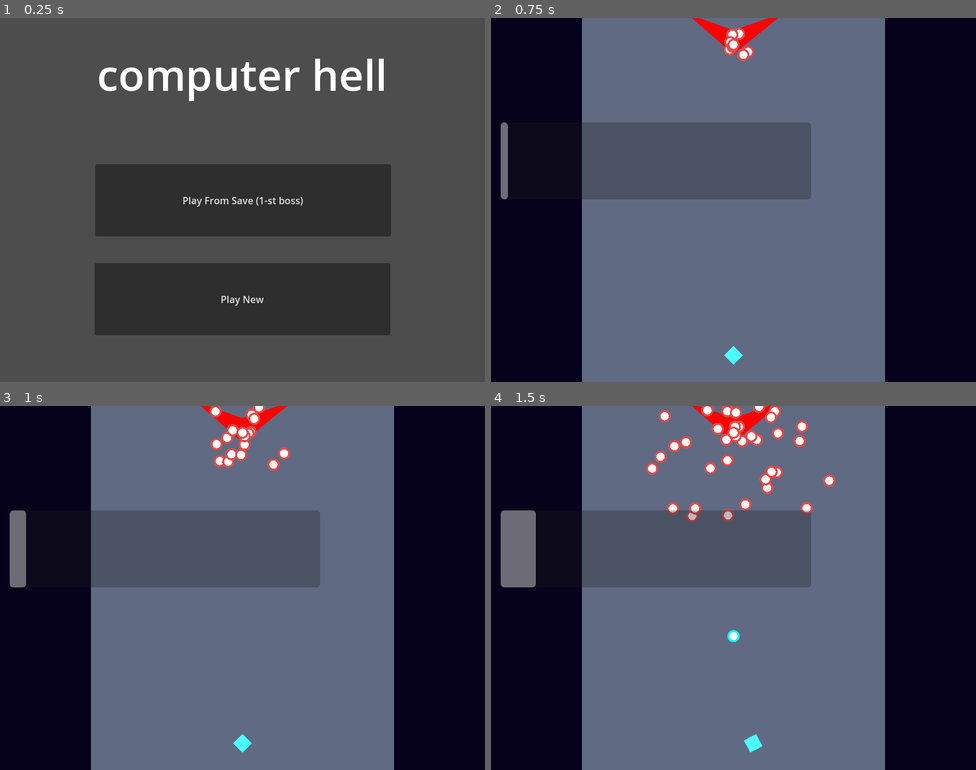
Above: before the commit, frames 1-4 (two rows, left to right).
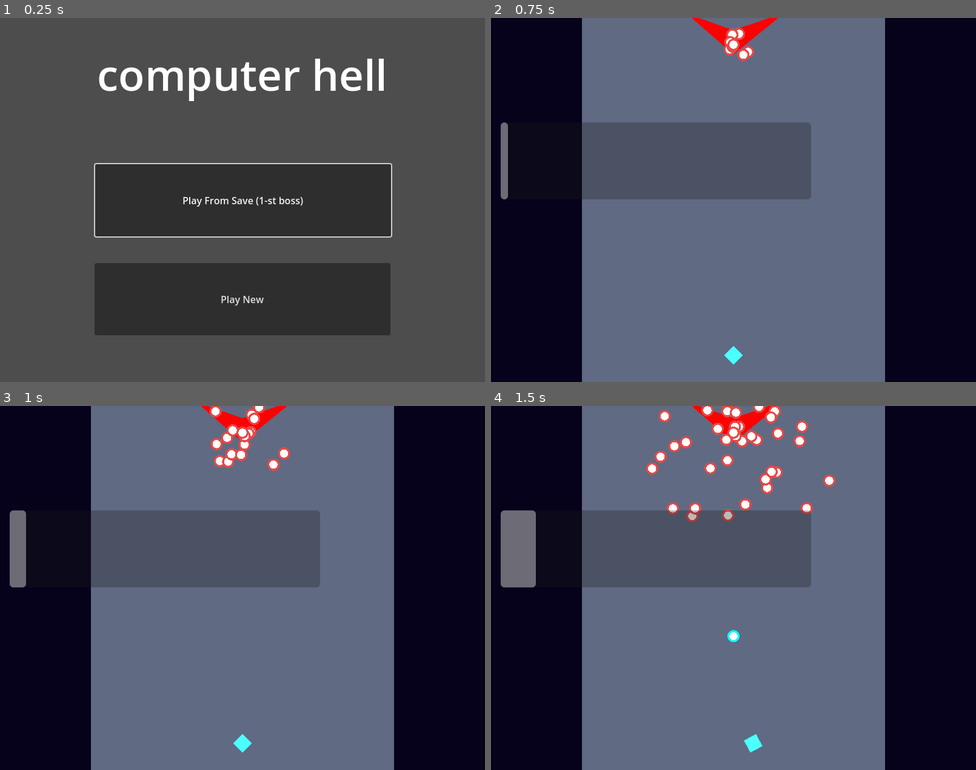
Above: after the commit, the same moments.

Repository: RainMa22/BulletHell
Game: Godot game, scene res://Scenes/Title.tscn
Two runs of this game, one before a commit and one after it. Both use one fixed random seed, a clock stepped at 60 frames per second and the inputs below.
Inputs:
- Up to frame 1 (0.25 s): no input
- Up to frame 2 (0.75 s): click "Play New" at 0.5 s
- Up to frame 3 (1 s): no input
- Up to frame 4 (1.5 s): hold D (Right) from 1.28 s (still down); hold Z (Shoot) from 1.28 s (still down)

The runs differ from the first frame. In frame 1, 0.5% of the frame differs, in the area x 19-81%, y 39-61%; in frame 2, nothing differs; in frame 3, nothing differs; in frame 4, nothing differs.

Commit message:
Controller and keyboard can now navigate main menu

Diff:
--- a/project.godot
+++ b/project.godot
@@ -28,7 +28,6 @@
 [file_customization]
 
 folder_colors={
-"res://Scenes/": "blue",
 "res://resources/": "orange",
 "res://resources/music/": "red",
 "res://resources/sound/": "green",
@@ -38,6 +37,53 @@
 
 [input]
 
+ui_accept={
+"deadzone": 0.5,
+"events": [Object(InputEventKey,"resource_local_to_scene":false,"resource_name":"","device":0,"window_id":0,"alt_pressed":false,"shift_pressed":false,"ctrl_pressed":false,"meta_pressed":false,"pressed":false,"keycode":4194309,"physical_keycode":0,"key_label":0,"unicode":0,"echo":false,"script":null)
+, Object(InputEventKey,"resource_local_to_scene":false,"resource_name":"","device":0,"window_id":0,"alt_pressed":false,"shift_pressed":false,"ctrl_pressed":false,"meta_pressed":false,"pressed":false,"keycode":4194310,"physical_keycode":0,"key_label":0,"unicode":0,"echo":false,"script":null)
+, Object(InputEventKey,"resource_local_to_scene":false,"resource_name":"","device":0,"window_id":0,"alt_pressed":false,"shift_pressed":false,"ctrl_pressed":false,"meta_pressed":false,"pressed":false,"keycode":32,"physical_keycode":0,"key_label":0,"unicode":32,"echo":false,"script":null)
+, Object(InputEventJoypadButton,"resource_local_to_scene":false,"resource_name":"","device":-1,"button_index":0,"pressure":0.0,"pressed":true,"script":null)
+]
+}
+ui_select={
+"deadzone": 0.5,
+"events": [Object(InputEventJoypadButton,"resource_local_to_scene":false,"resource_name":"","device":0,"button_index":3,"pressure":0.0,"pressed":false,"script":null)
+, Object(InputEventKey,"resource_local_to_scene":false,"resource_name":"","device":0,"window_id":0,"alt_pressed":false,"shift_pressed":false,"ctrl_pressed":false,"meta_pressed":false,"pressed":false,"keycode":32,"physical_keycode":0,"key_label":0,"unicode":32,"echo":false,"script":null)
+, Object(InputEventJoypadButton,"resource_local_to_scene":false,"resource_name":"","device":-1,"button_index":0,"pressure":0.0,"pressed":true,"script":null)
+]
+}
+ui_left={
+"deadzone": 0.5,
+"events": [Object(InputEventKey,"resource_local_to_scene":false,"resource_name":"","device":0,"window_id":0,"alt_pressed":false,"shift_pressed":false,"ctrl_pressed":false,"meta_pressed":false,"pressed":false,"keycode":4194319,"physical_keycode":0,"key_label":0,"unicode":0,"echo":false,"script":null)
+, Object(InputEventJoypadButton,"resource_local_to_scene":false,"resource_name":"","device":0,"button_index":13,"pressure":0.0,"pressed":false,"script":null)
+, Object(InputEventJoypadMotion,"resource_local_to_scene":false,"resource_name":"","device":0,"axis":0,"axis_value":-1.0,"script":null)
+, Object(InputEventKey,"resource_local_to_scene":false,"resource_name":"","device":-1,"window_id":0,"alt_pressed":false,"shift_pressed":false,"ctrl_pressed":false,"meta_pressed":false,"pressed":false,"keycode":0,"physical_keycode":65,"key_label":0,"unicode":97,"echo":false,"script":null)
+]
+}
+ui_right={
+"deadzone": 0.5,
+"events": [Object(InputEventKey,"resource_local_to_scene":false,"resource_name":"","device":0,"window_id":0,"alt_pressed":false,"shift_pressed":false,"ctrl_pressed":false,"meta_pressed":false,"pressed":false,"keycode":4194321,"physical_keycode":0,"key_label":0,"unicode":0,"echo":false,"script":null)
+, Object(InputEventJoypadButton,"resource_local_to_scene":false,"resource_name":"","device":0,"button_index":14,"pressure":0.0,"pressed":false,"script":null)
+, Object(InputEventJoypadMotion,"resource_local_to_scene":false,"resource_name":"","device":0,"axis":0,"axis_value":1.0,"script":null)
+, Object(InputEventKey,"resource_local_to_scene":false,"resource_name":"","device":-1,"window_id":0,"alt_pressed":false,"shift_pressed":false,"ctrl_pressed":false,"meta_pressed":false,"pressed":false,"keycode":0,"physical_keycode":68,"key_label":0,"unicode":100,"echo":false,"script":null)
+]
+}
+ui_up={
+"deadzone": 0.5,
+"events": [Object(InputEventKey,"resource_local_to_scene":false,"resource_name":"","device":0,"window_id":0,"alt_pressed":false,"shift_pressed":false,"ctrl_pressed":false,"meta_pressed":false,"pressed":false,"keycode":4194320,"physical_keycode":0,"key_label":0,"unicode":0,"echo":false,"script":null)
+, Object(InputEventJoypadButton,"resource_local_to_scene":false,"resource_name":"","device":0,"button_index":11,"pressure":0.0,"pressed":false,"script":null)
+, Object(InputEventJoypadMotion,"resource_local_to_scene":false,"resource_name":"","device":0,"axis":1,"axis_value":-1.0,"script":null)
+, Object(InputEventKey,"resource_local_to_scene":false,"resource_name":"","device":-1,"window_id":0,"alt_pressed":false,"shift_pressed":false,"ctrl_pressed":false,"meta_pressed":false,"pressed":false,"keycode":0,"physical_keycode":87,"key_label":0,"unicode":119,"echo":false,"script":null)
+]
+}
+ui_down={
+"deadzone": 0.5,
+"events": [Object(InputEventKey,"resource_local_to_scene":false,"resource_name":"","device":0,"window_id":0,"alt_pressed":false,"shift_pressed":false,"ctrl_pressed":false,"meta_pressed":false,"pressed":false,"keycode":4194322,"physical_keycode":0,"key_label":0,"unicode":0,"echo":false,"script":null)
+, Object(InputEventJoypadButton,"resource_local_to_scene":false,"resource_name":"","device":0,"button_index":12,"pressure":0.0,"pressed":false,"script":null)
+, Object(InputEventJoypadMotion,"resource_local_to_scene":false,"resource_name":"","device":0,"axis":1,"axis_value":1.0,"script":null)
+, Object(InputEventKey,"resource_local_to_scene":false,"resource_name":"","device":-1,"window_id":0,"alt_pressed":false,"shift_pressed":false,"ctrl_pressed":false,"meta_pressed":false,"pressed":false,"keycode":0,"physical_keycode":83,"key_label":0,"unicode":115,"echo":false,"script":null)
+]
+}
 Up={
 "deadzone": 0.1,
 "events": [Object(InputEventKey,"resource_local_to_scene":false,"resource_name":"","device":-1,"window_id":0,"alt_pressed":false,"shift_pressed":false,"ctrl_pressed":false,"meta_pressed":false,"pressed":false,"keycode":0,"physical_keycode":87,"key_label":0,"unicode":119,"echo":false,"script":null)
--- a/src/PlayButtonFromSave.gd
+++ b/src/PlayButtonFromSave.gd
@@ -14,6 +14,7 @@
 
 # Called when the node enters the scene tree for the first time.
 func _ready():
+	grab_focus() # SELECT for navigation with arrow keys or controller.
 	self.pressed.connect(self._button_pressed);
 	var current_boss = get_current_boss()
 	self.text = self.text.format(
--- a/src/boss/Boss.gd
+++ b/src/boss/Boss.gd
@@ -37,6 +37,7 @@
 	self.randomize(50, 0, 0)
 
 
+
 func process_pattern(delta):
 	var current_pattern = patterns[state]
 	current_pattern._process_pattern(delta)
@@ -62,4 +63,5 @@
 func _on_health_on_died():
 	# TODO: magnificent death animation.
 
+	Global.current_boss += 1
 	queue_free()
Not shown: 3 places in Scenes/Title.tscn that only renumber resources
